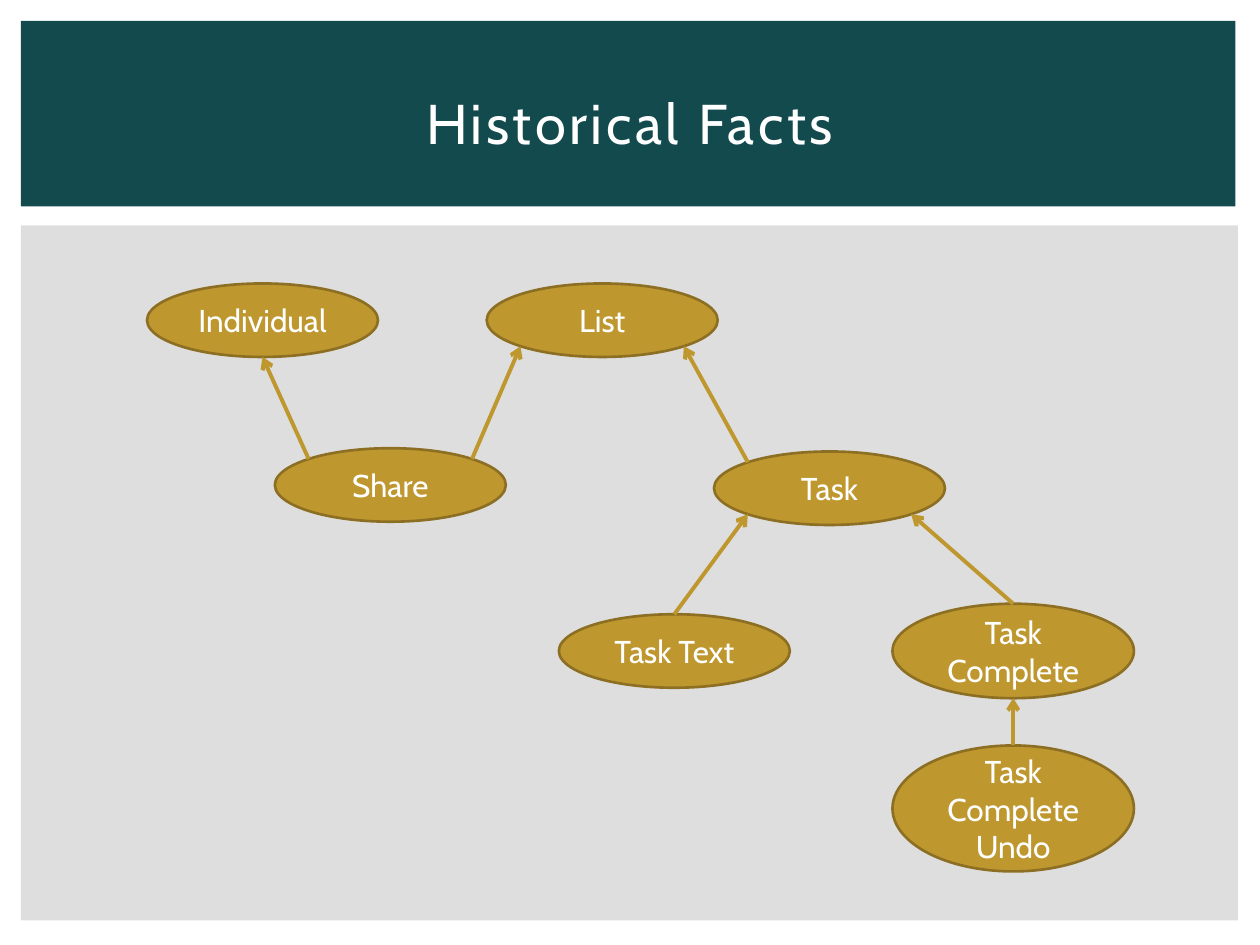
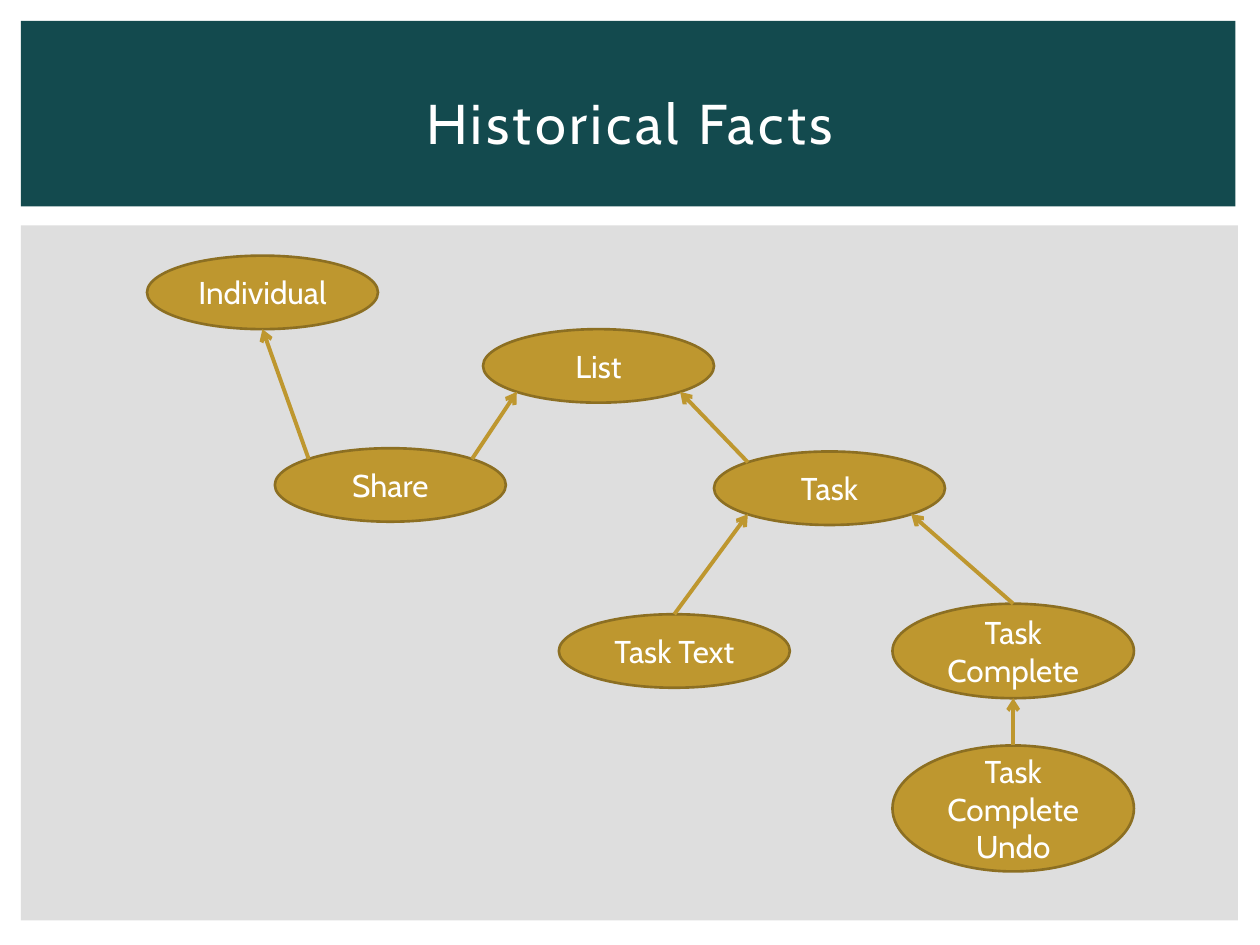
Before and after one commit to michaellperry/CorrespondenceAndroid, a slide deck: slide 7 of Collaborative Android Apps.pptx. Drawn at 1260x945 pixels with LibreOffice and Linux fonts; fonts in the diff are those of the drawing. Boxes give left, top, right and bottom in pixels: in the first picture for what was removed or moved away, otherwise in the second. Text is boxed around its words. In the diff, an @@ line names an element or a change of style, - is before the commit and + after.

```diff
--- a/Collaborative Android Apps.pptx
+++ b/Collaborative Android Apps.pptx
@@ ellipse "Individual": place and size @@
-ellipse "Individual" at bbox=[147, 284, 378, 357]
+ellipse "Individual" at bbox=[147, 256, 378, 329]
@@ arrow moved from (309, 459) - (262, 357) to (309, 459) - (262, 329) @@
@@ ellipse "List": place and size @@
-ellipse "List" at bbox=[486, 284, 717, 357]
+ellipse "List" at bbox=[483, 329, 713, 402]
@@ arrow moved from (472, 459) - (520, 346) to (472, 459) - (517, 392) @@
@@ arrow moved from (748, 462) - (684, 346) to (748, 462) - (680, 392) @@
```
Also in this commit, not shown: 5 other slides changed, 3 slides added.
